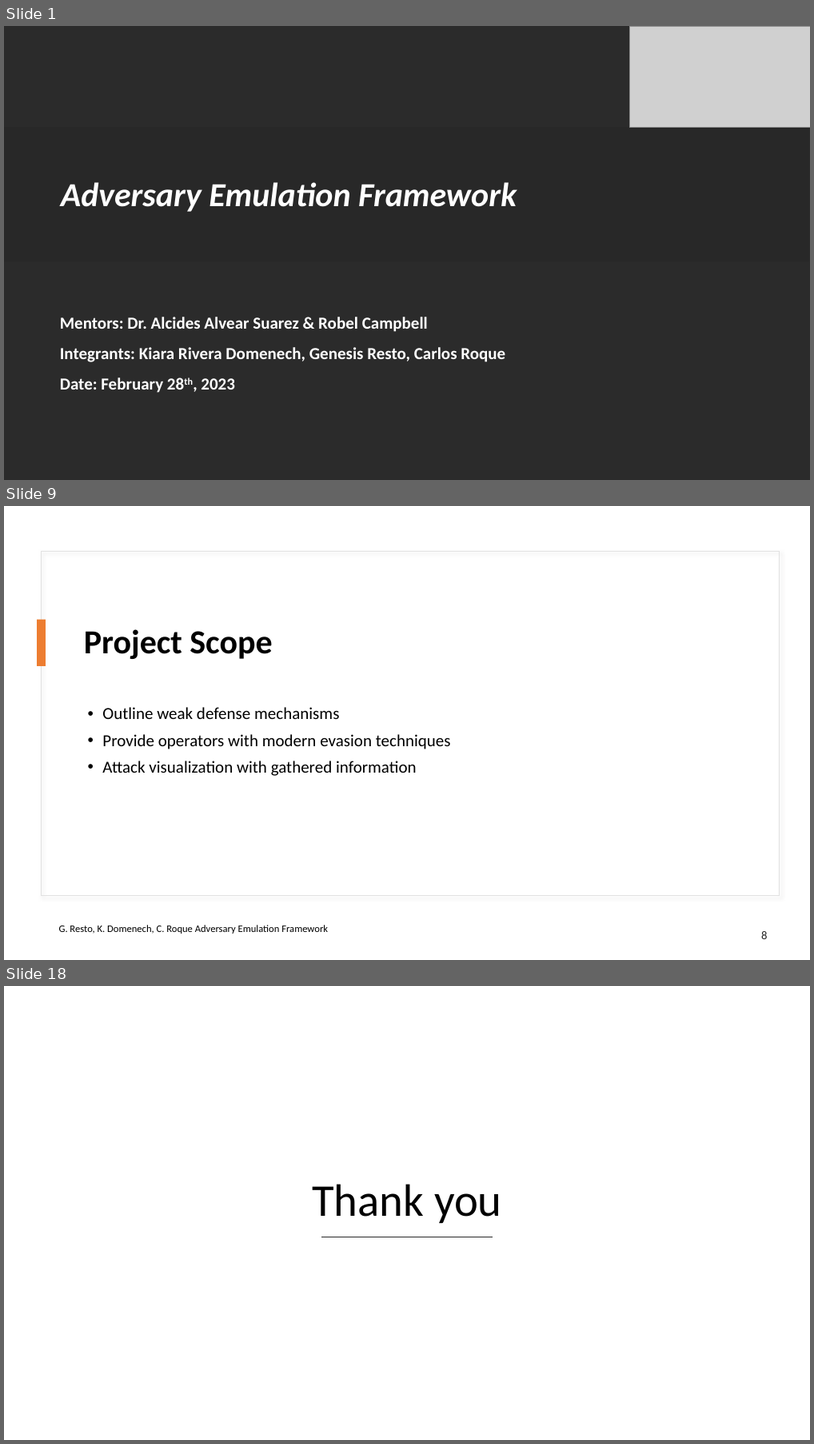
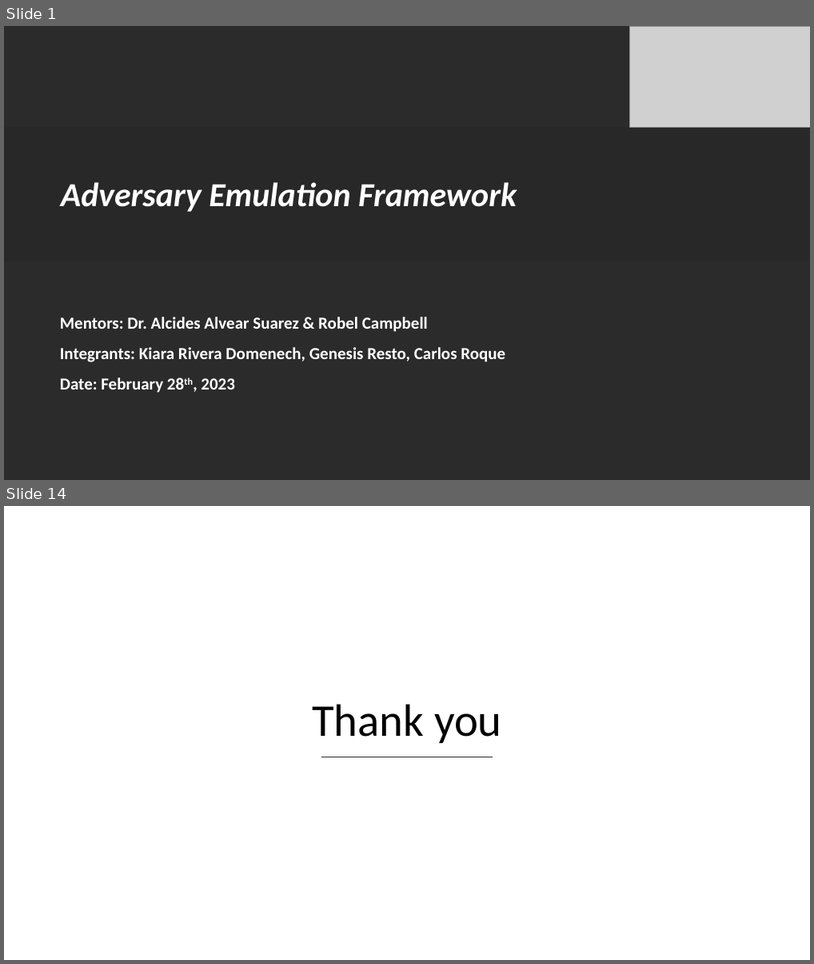
Before and after one commit to racoten/Capstone, a slide deck: Design/Capstone Final Presentation.pptx. Shown one above the other, each under a label of ours: slides 1, 9 and 18 before the commit, slides 1 and 14 after it; the slides between them are not shown. The pictures are 814x1444 and 814x964 pixels, drawn with LibreOffice and Linux fonts; fonts in the diff are those of the drawing; grey boxes stand for pictures; background and template pictures are left out; a plain dark background stands for a picture behind light text. Boxes give left, top, right and bottom in pixels: in the first picture for what was removed or moved away, otherwise in the second. Text is boxed around its words. In the diff, an @@ line names an element or a change of style, - is before the commit and + after.

```diff
--- a/Design/Capstone Final Presentation.pptx
+++ b/Design/Capstone Final Presentation.pptx
@@ slide 9 removed at box(4, 506, 810, 960), background #FFFFFF @@
@@ rectangle removed at box(41, 552, 779, 896) @@
@@ rectangle removed at box(38, 619, 46, 666) @@
@@ title removed at box(84, 629, 272, 659) @@
-Project Scope
@@ text removed at box(102, 707, 451, 776) @@
-• Outline weak defense mechanisms
-• Provide operators with modern evasion techniques
-• Attack visualization with gathered information
@@ text removed at box(59, 924, 328, 933) @@
-G. Resto, K. Domenech, C. Roque Adversary Emulation Framework
@@ text removed at box(762, 931, 767, 939) @@
-8
@@ what was slide 18 is now slide 14 @@
```
Also in this commit, not shown: 5 slides changed, 7 slides added, 10 other slides removed, 7 other files.
